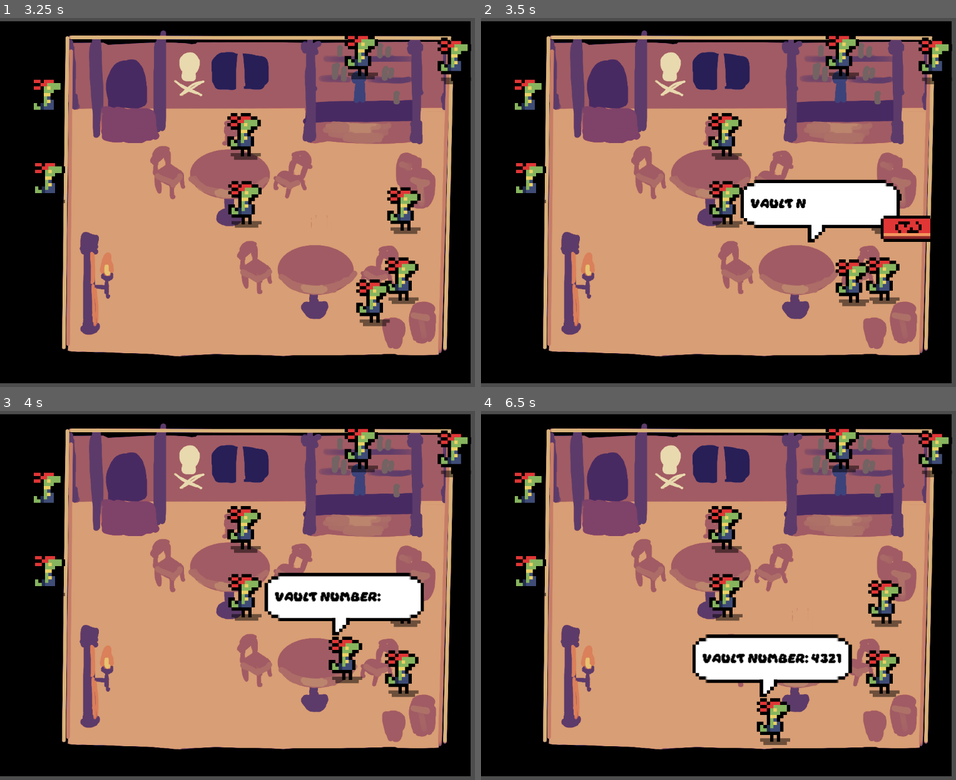
Above: before the commit, frames 1-4 (two rows, left to right).
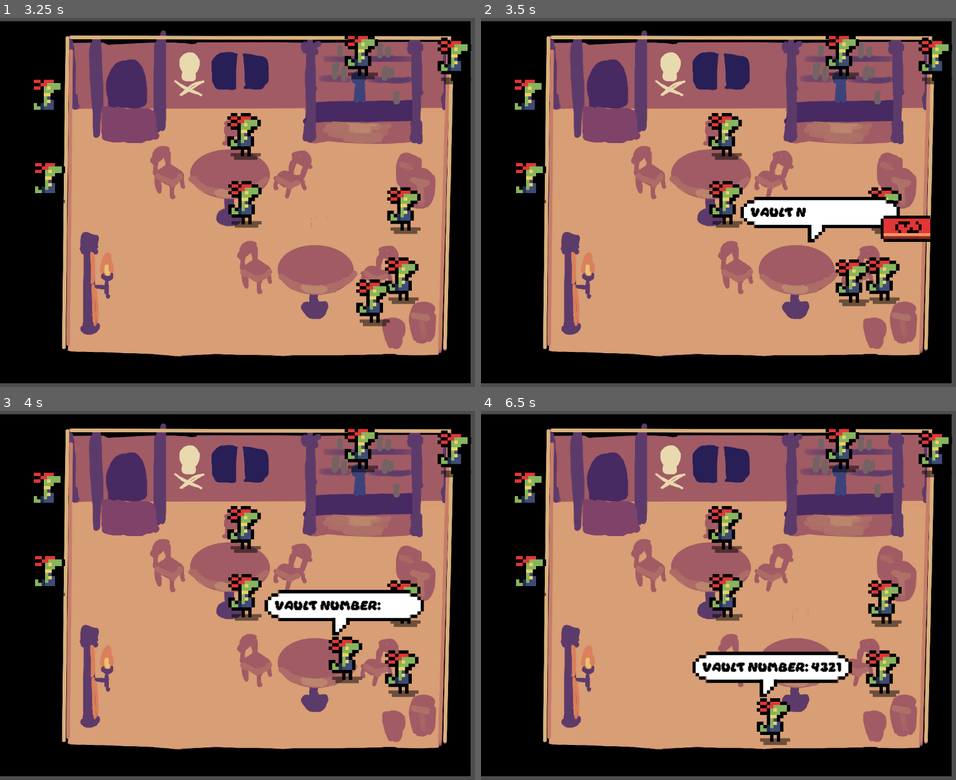
Above: after the commit, the same moments.

Repository: tombuben/gamerpie_gamejam_2025
Game: Godot game, scene res://levels/level_3.tscn
Same seed, same stepped clock (60 frames per second), same inputs: the game is played once before the commit and once after it. This scene is started directly instead of the project's main scene.
Inputs:
- Up to frame 1 (3.25 s): tap Enter at 0.5 s; hold D (right) 0.53-1.28 s; hold Space (bubble_switch) 0.53-1.28 s; hold S (down) 1.28-2.03 s; tap Space (bubble_switch) at 1.35, 2.85 s; hold D (right) 2.03-2.78 s; hold Space (bubble_switch) 2.03-2.78 s; hold W (up) from 2.78 s (still down)
- Up to frame 2 (3.5 s): keep holding W (up)
- Up to frame 3 (4 s): release W (up) at 3.53 s; hold A (left) from 3.53 s (still down); hold Space (bubble_switch) from 3.53 s (still down)
- Up to frame 4 (6.5 s): release Space (bubble_switch) at 4.28 s; tap Space (bubble_switch) at 4.35, 5.85 s; release A (left) at 5.03 s; hold S (down) 5.03-5.78 s; hold Space (bubble_switch) 5.03-5.78 s; hold D (right) from 5.78 s (still down)

Frame 1 is identical in both runs. In frame 2, 2.3% of the frame differs, in the area x 54-89%, y 43-54%; in frame 3, 2.7%; in frame 4, 3.0%, in the area x 44-79%, y 60-71%.

Commit message:
changed text box scene layout to grow nicer

Diff:
--- a/ui/text box/text_box.tscn
+++ b/ui/text box/text_box.tscn
@@ -7,8 +7,16 @@
 [ext_resource type="Texture2D" uid="uid://24ap7tirtxxp" path="res://ui/text box/Swap_button_base.png" id="4_1qdx1"]
 
 [node name="TextBox" type="MarginContainer" node_paths=PackedStringArray("swap_button", "label")]
-offset_right = 164.0
-offset_bottom = 116.0
+anchors_preset = 2
+anchor_top = 1.0
+anchor_bottom = 1.0
+offset_top = -900.0
+offset_right = 150.0
+offset_bottom = -825.0
+grow_vertical = 0
+pivot_offset = Vector2(56.74, 147.12)
+size_flags_horizontal = 0
+size_flags_vertical = 8
 script = ExtResource("1_vf4pf")
 swap_button = NodePath("NinePatchRect/Swap")
 label = NodePath("MarginContainer/Label")
@@ -68,12 +76,15 @@
 
 [node name="Label" type="Label" parent="MarginContainer"]
 layout_mode = 2
+size_flags_vertical = 1
 theme_override_colors/font_color = Color(0, 0, 0, 1)
 theme_override_fonts/font = ExtResource("2_l0u3c")
 theme_override_font_sizes/font_size = 20
-vertical_alignment = 1
 
 [node name="LetterDisplayTimer" type="Timer" parent="."]
 one_shot = true
 
+[node name="Node2D" type="Node2D" parent="."]
+position = Vector2(-55, -152)
+
 [connection signal="timeout" from="LetterDisplayTimer" to="." method="_on_letter_display_timer_timeout"]
